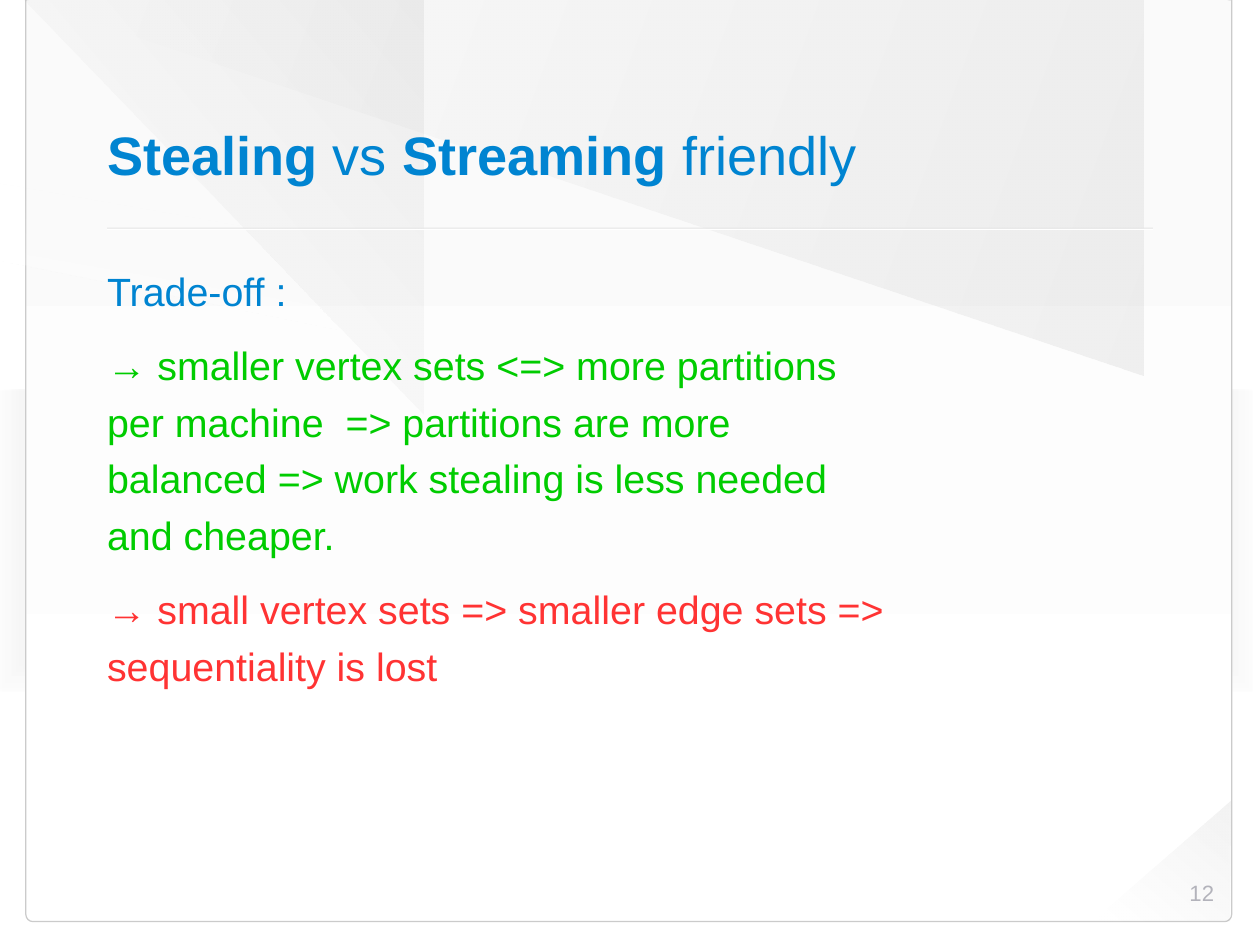
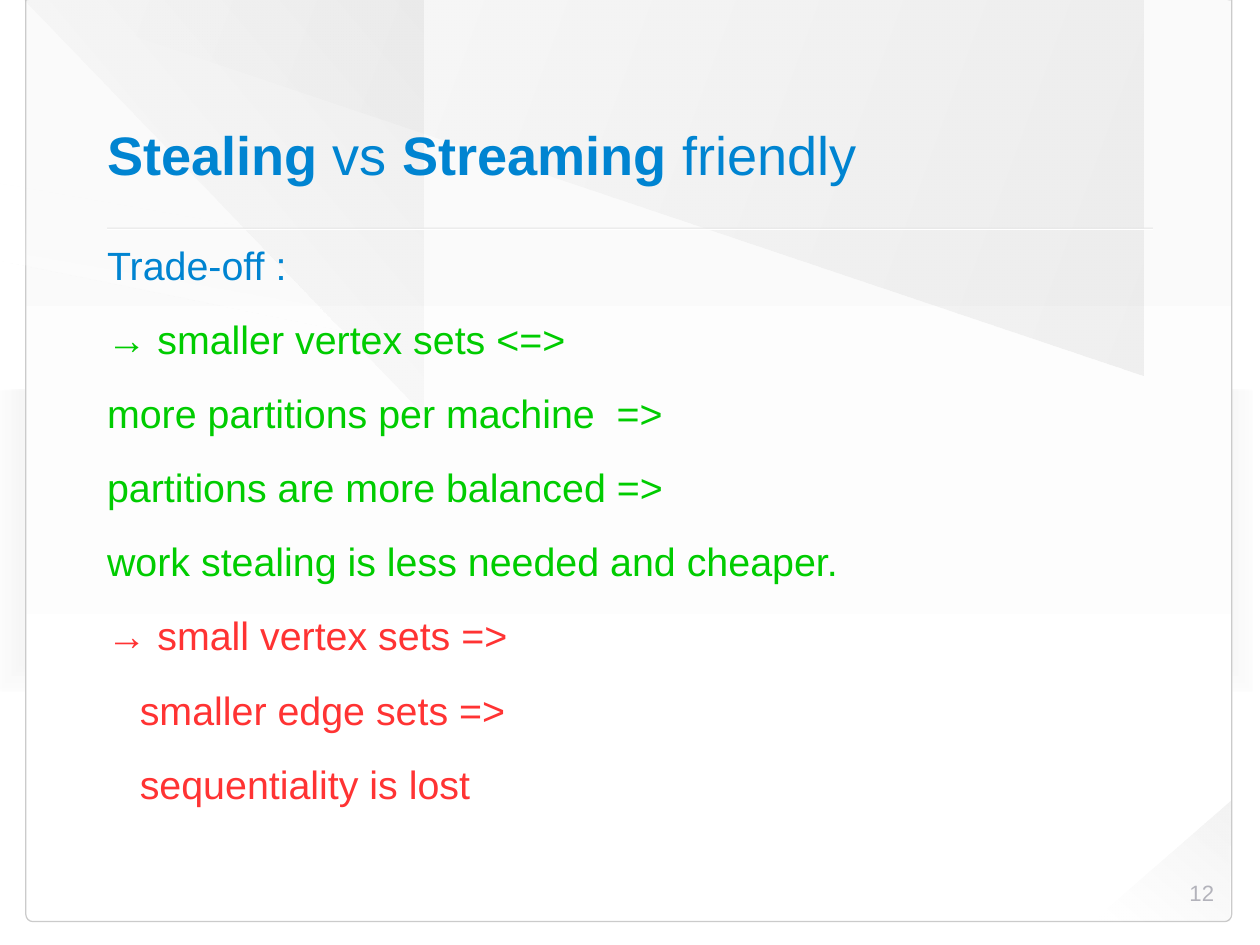
Before and after one commit to HaprianVlad/chaos, a slide deck: slide 12 of presentation.odp. Drawn at 1260x945 pixels with LibreOffice and Linux fonts; fonts in the diff are those of the drawing; background and template pictures are left out. Boxes give left, top, right and bottom in pixels: in the first picture for what was removed or moved away, otherwise in the second. Text is boxed around its words. In the diff, an @@ line names an element or a change of style, - is before the commit and + after.

Commit message:
work on presentation

```diff
--- a/presentation.odp
+++ b/presentation.odp
@@ text "Trade-off :" moved from (x1=107, y1=277, x2=837, y2=689) to (x1=107, y1=251, x2=838, y2=807) @@
@@ text at (x1=107, y1=325, x2=838, y2=807): text changed @@
-→ smaller vertex sets <=> more partitions per machine => partitions are more balanced => work stealing is less needed and cheaper.
-→ small vertex sets => smaller edge sets => sequentiality is lost
+→ smaller vertex sets <=>
+more partitions per machine =>
+partitions are more balanced =>
+work stealing is less needed and cheaper.
+→ small vertex sets =>
+smaller edge sets =>
+sequentiality is lost
```
Also in this commit, not shown: 2 slides added, 1 other file.
